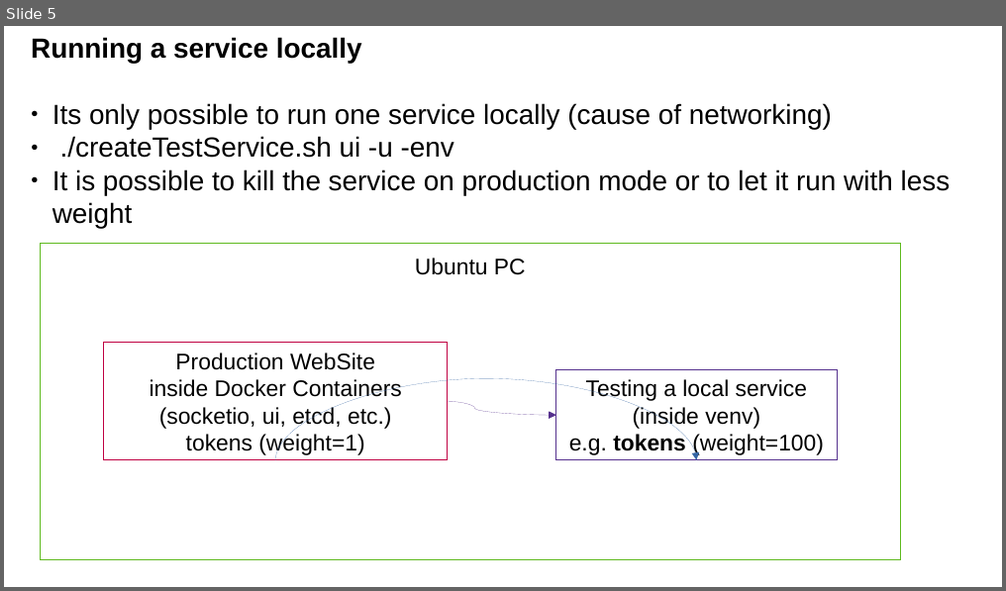
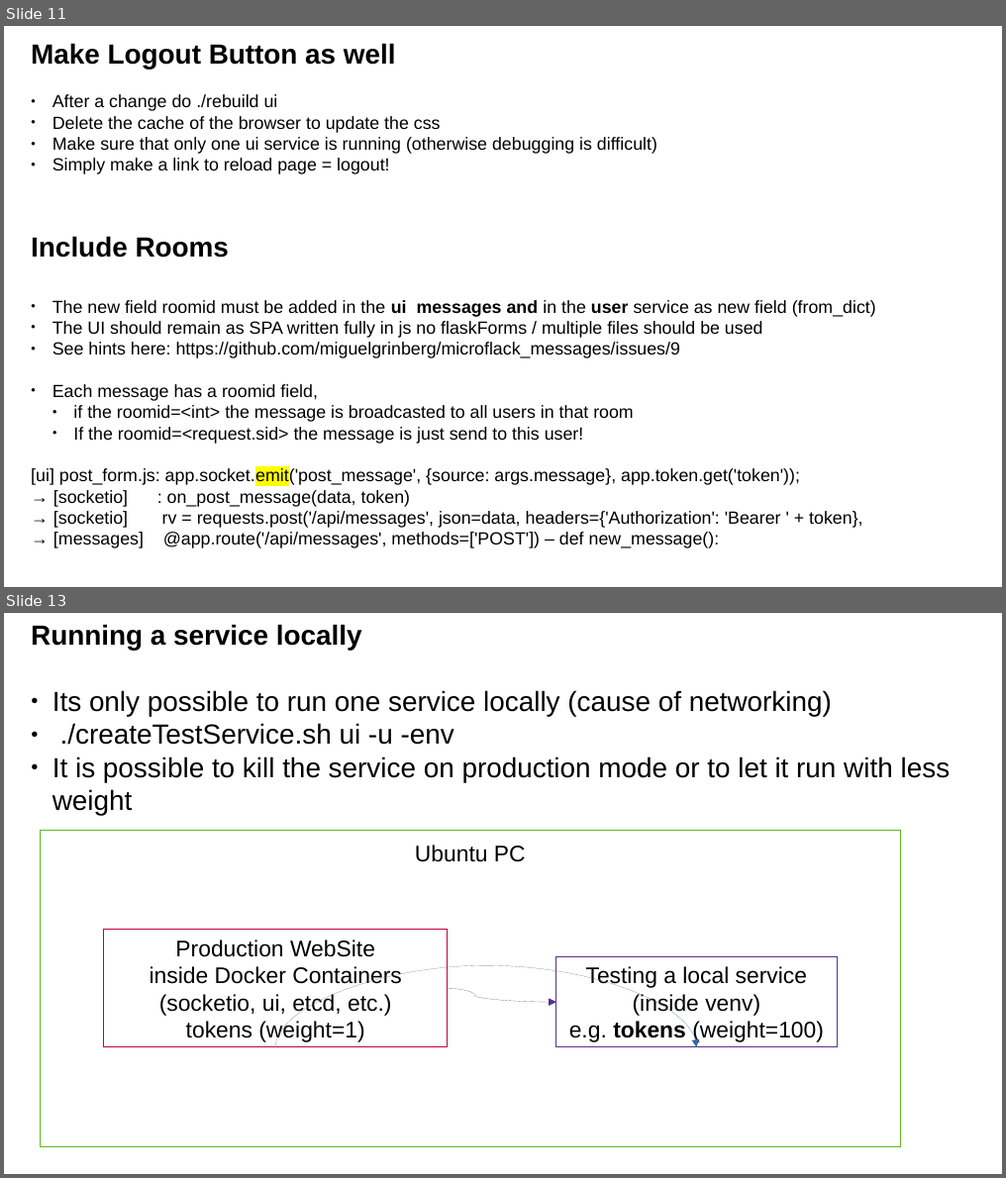
Before and after one commit to CesMak/microflack_admin, a slide deck: docu/praesi.odp. Shown one above the other, each under a label of ours: slide 5 before the commit, slides 11 and 13 after it; the slides between them are not shown. The pictures are 1006x591 and 1006x1178 pixels, drawn with LibreOffice and Linux fonts; fonts in the diff are those of the drawing. Boxes give left, top, right and bottom in pixels: in the first picture for what was removed or moved away, otherwise in the second. Text is boxed around its words. In the diff, an @@ line names an element or a change of style, - is before the commit and + after.

```diff
--- a/docu/praesi.odp
+++ b/docu/praesi.odp
@@ slide 11 added at (4, 26, 1002, 587), background #FFFFFF @@
@@ text added at (31, 43, 876, 549), 14 pt, text #000000 @@
+Make Logout Button as well
+● After a change do ./rebuild ui
+● Delete the cache of the browser to update the css
+● Make sure that only one ui service is running (otherwise debugging is difficult)
+● Simply make a link to reload page = logout!
+Include Rooms
+● The new field roomid must be added in the ui messages and in the user service as new field (from_dict)
+● The UI should remain as SPA written fully in js no flaskForms / multiple files should be used
+● See hints here: https://github.com/miguelgrinberg/microflack_messages/issues/9
+● Each message has a roomid field,
+  ● if the roomid=<int> the message is broadcasted to all users in that room
+  ● If the roomid=<request.sid> the message is just send to this user!
+[ui] post_form.js: app.socket.emit('post_message', {source: args.message}, app.token.get('token'));
+→ [socketio] : on_post_message(data, token)
+→ [socketio] rv = requests.post('/api/messages', json=data, headers={'Authorization': 'Bearer ' + token},
+→ [messages] @app.route('/api/messages', methods=['POST']) – def new_message():
@@ what was slide 5 is now slide 13 @@
```
Also in this commit, not shown: 3 slides changed, 8 other slides added, 1 slide removed, 8 other files.
